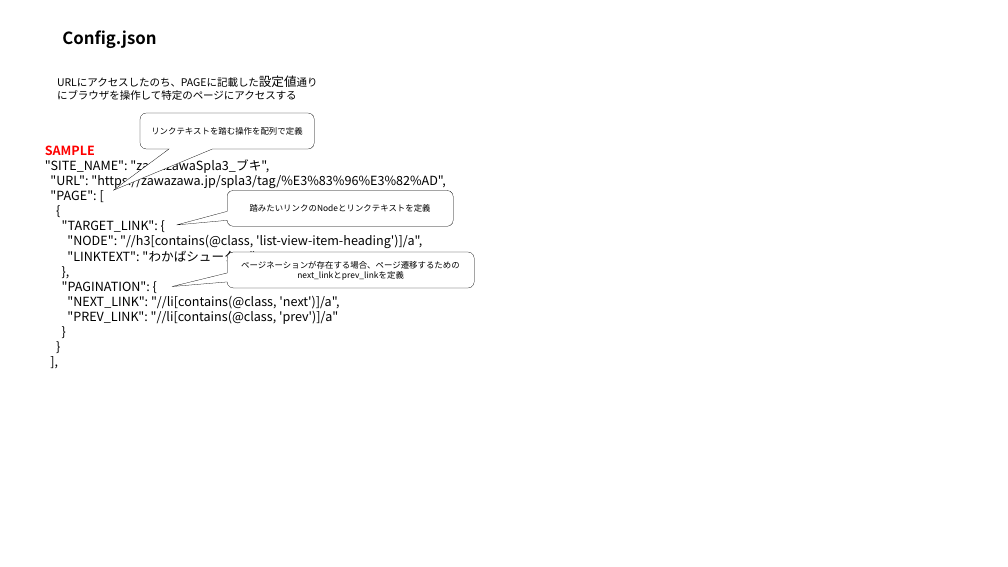
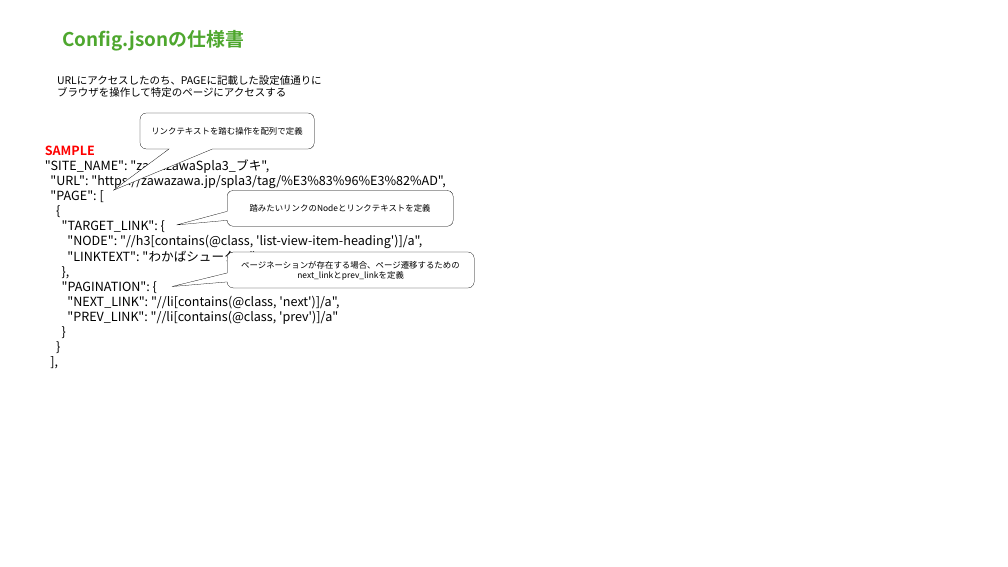
Before and after one commit to miyas02/matome_phase1, a slide deck: slide 4 of source/docs/まとめサイト管理ソフトウェア要件定義.pptx. Drawn at 1008x567 pixels with LibreOffice and Linux fonts; fonts in the diff are those of the drawing. Boxes give left, top, right and bottom in pixels: in the first picture for what was removed or moved away, otherwise in the second. Text is boxed around its words. In the diff, an @@ line names an element or a change of style, - is before the commit and + after.

Commit message:
【仕様書】Configsフォルダ仕様書の作成

```diff
--- a/source/docs/まとめサイト管理ソフトウェア要件定義.pptx
+++ b/source/docs/まとめサイト管理ソフトウェア要件定義.pptx
@@ text at [62,30,244,51]: text changed; size 16 to 18 pt; text colour #000000 to #4EA72E @@
-Config.json
+Config.jsonの仕様書
@@ text "URLにアクセスしたのち、PAGEに記載した設定値通りにブラウザを操作して特定のページにアクセスする" at [57,75,322,85]: size 12 to 10 pt in "URLにアクセスしたのち、PAGEに記載した設定値通りにブラウザを操作して特定のページにアクセスする" @@
```
Also in this commit, not shown: 2 other slides changed, 1 slide added, 1 other file.
